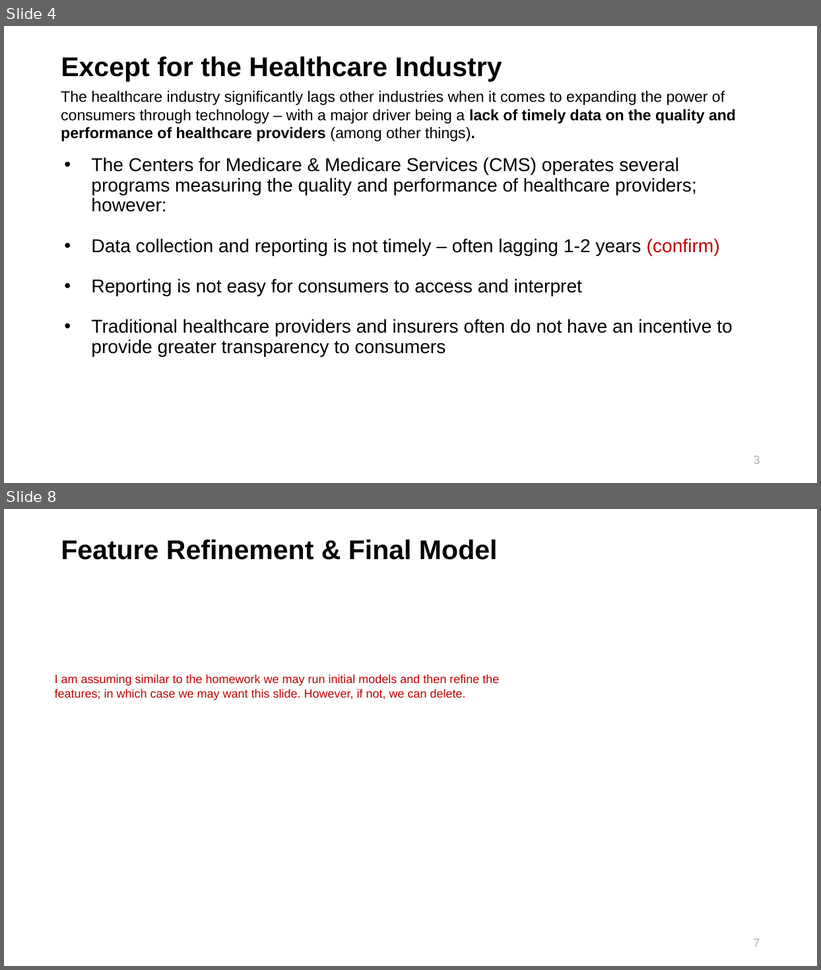
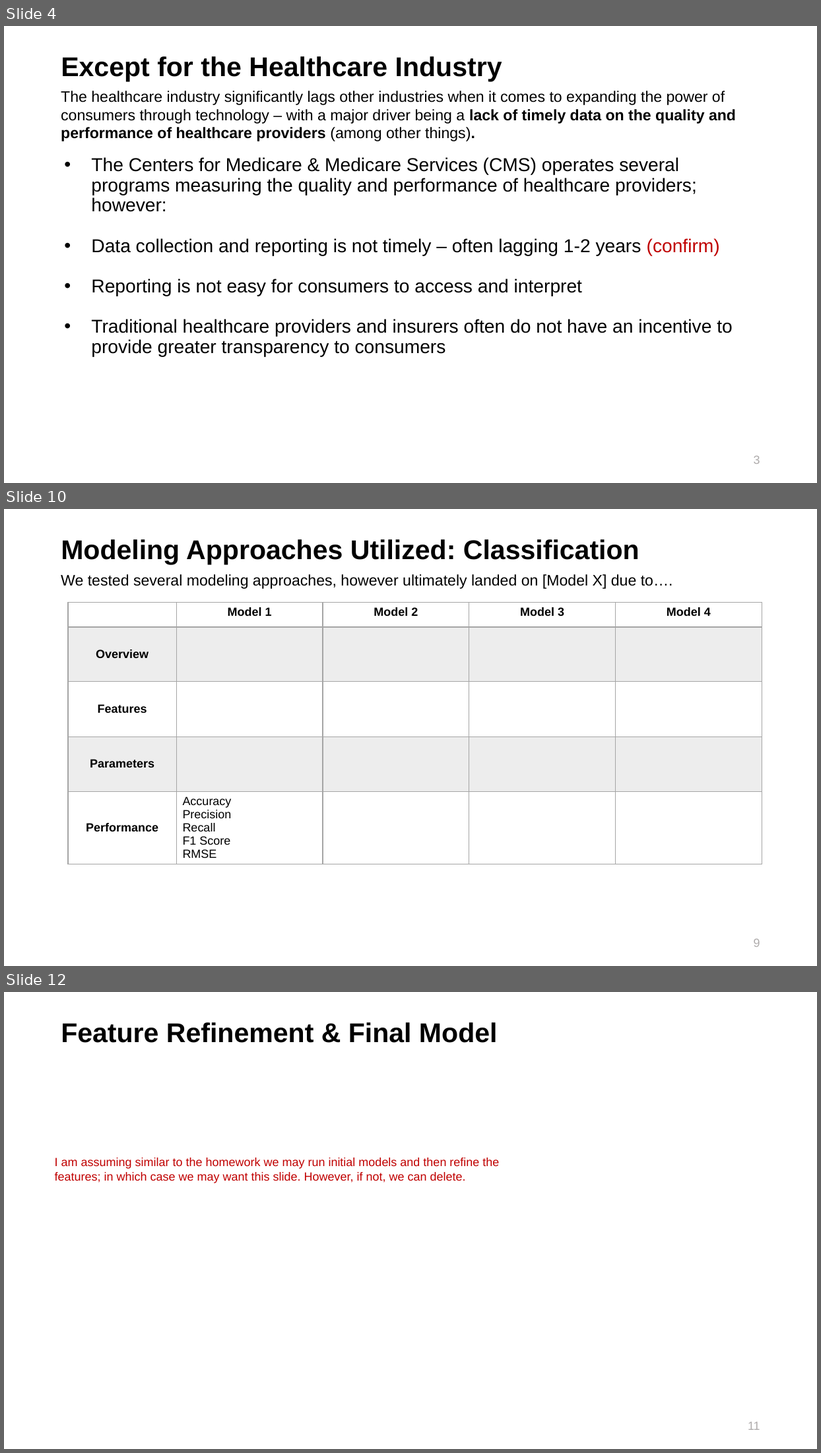
Before and after one commit to maringow/DataMiningGroupProject, a slide deck: Data Mining_Final Project_Hospital Ranking.pptx. Shown one above the other, each under a label of ours: slides 4 and 8 before the commit, slides 4, 10 and 12 after it; the slides between them are not shown. The pictures are 821x970 and 821x1453 pixels, drawn with LibreOffice and Linux fonts; fonts in the diff are those of the drawing; background and template pictures are left out. Boxes give left, top, right and bottom in pixels: in the first picture for what was removed or moved away, otherwise in the second. Text is boxed around its words. In the diff, an @@ line names an element or a change of style, - is before the commit and + after.

```diff
--- a/Data Mining_Final Project_Hospital Ranking.pptx
+++ b/Data Mining_Final Project_Hospital Ranking.pptx
@@ slide 10 added at [4, 509, 817, 966], background picture (left out) @@
@@ title added at [61, 539, 640, 565], 32 pt, text #000000, bold @@
+Modeling Approaches Utilized: Classification
@@ text added at [61, 574, 673, 589], 18 pt, text #000000 @@
+We tested several modeling approaches, however ultimately landed on [Model X] due to….
@@ table added at [68, 602, 762, 869], 5 rows, 5 columns @@
+ | Model 1 | Model 2 | Model 3 | Model 4
+Overview |  |  |  | 
+Features |  |  |  | 
+Parameters |  |  |  | 
+Performance | Accuracy / Precision / Recall / F1 Score / RMSE |  |  | 
@@ page number added at [754, 939, 760, 947], 14 pt, text #AEABAB @@
+9
@@ what was slide 8 is now slide 12 @@
@@ page number at [748, 1422, 760, 1430]: text changed @@
-7
+11
```
Also in this commit, not shown: 5 slides changed, 3 other slides added.
